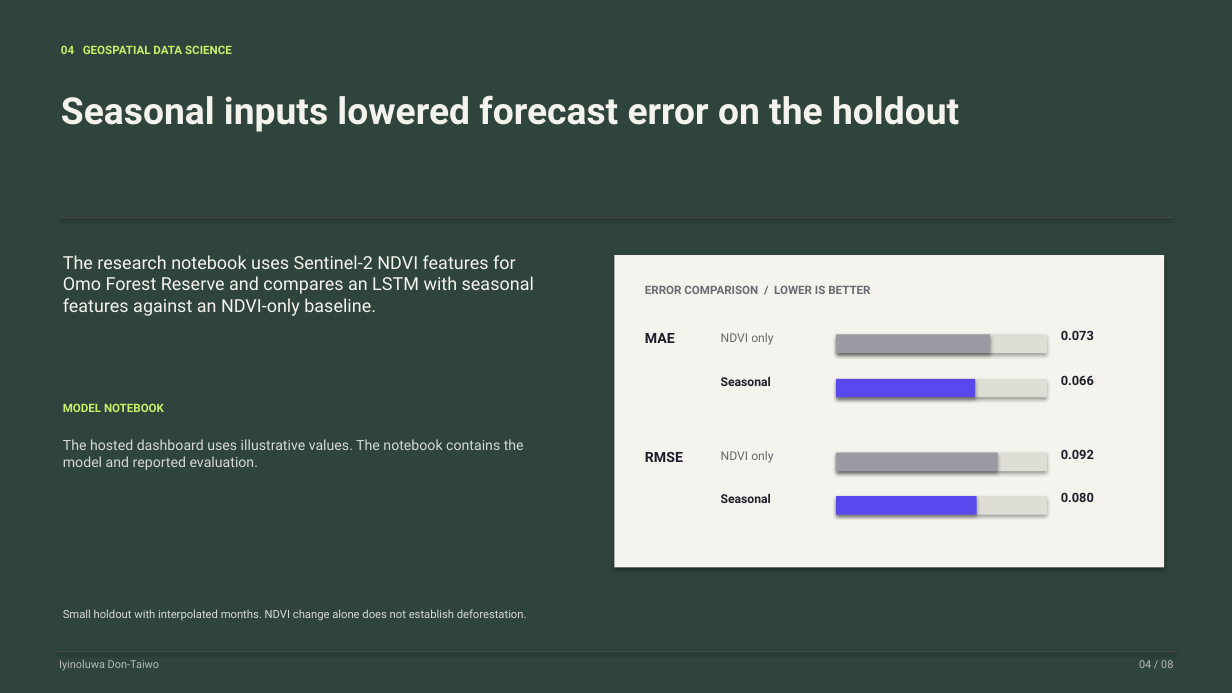
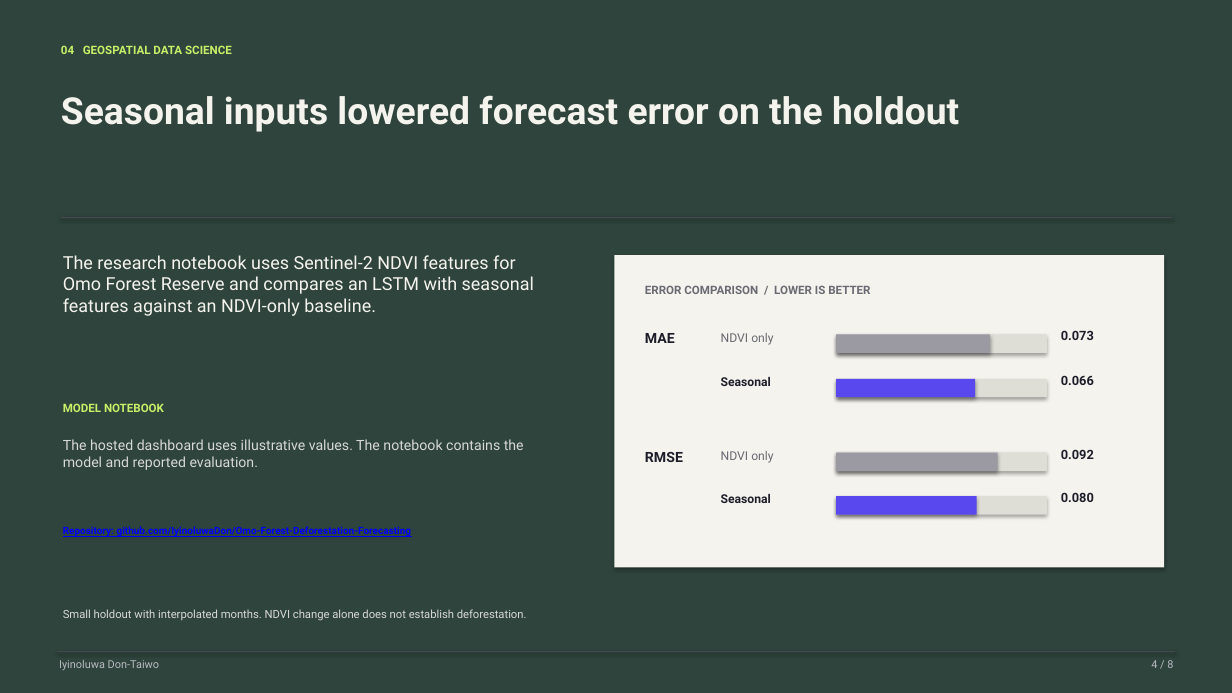
Before and after one commit to IyinoluwaDon/Portfolio, a slide deck: slide 4 of public/decks/iyinoluwa-don-taiwo-projects.pptx. Drawn at 1232x693 pixels with LibreOffice and Linux fonts; fonts in the diff are those of the drawing. Boxes give left, top, right and bottom in pixels: in the first picture for what was removed or moved away, otherwise in the second. Text is boxed around its words. In the diff, an @@ line names an element or a change of style, - is before the commit and + after.

```diff
--- a/public/decks/iyinoluwa-don-taiwo-projects.pptx
+++ b/public/decks/iyinoluwa-don-taiwo-projects.pptx
@@ text added at [63,526,412,537], 7.8 pt, text #0000FF, bold, underline @@
+Repository: github.com/IyinoluwaDon/Omo-Forest-Deforestation-Forecasting
@@ text at [1151,660,1173,668]: text changed @@
-04 / 08
+4 / 8
```
Also in this commit, not shown: 7 other slides changed, 5 other files.
